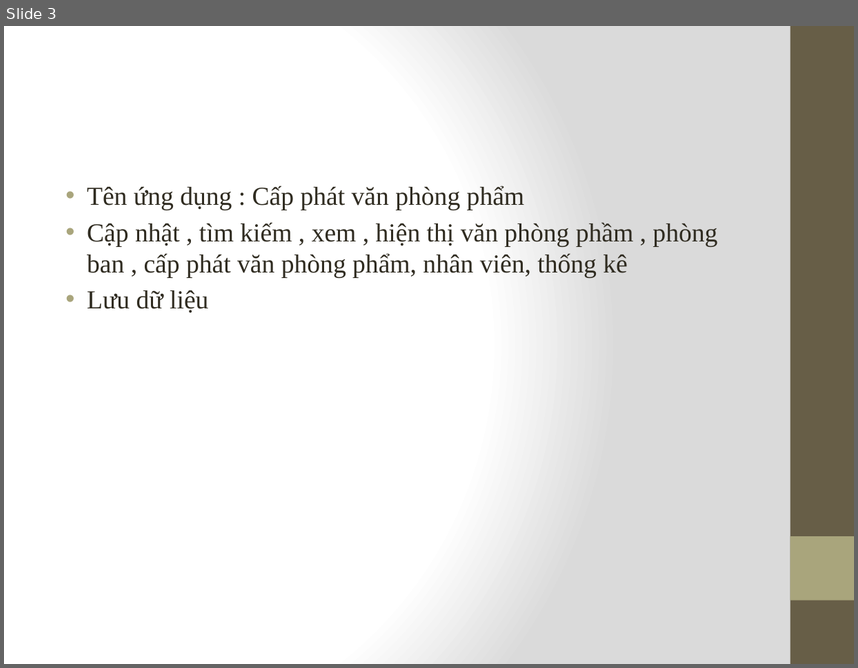
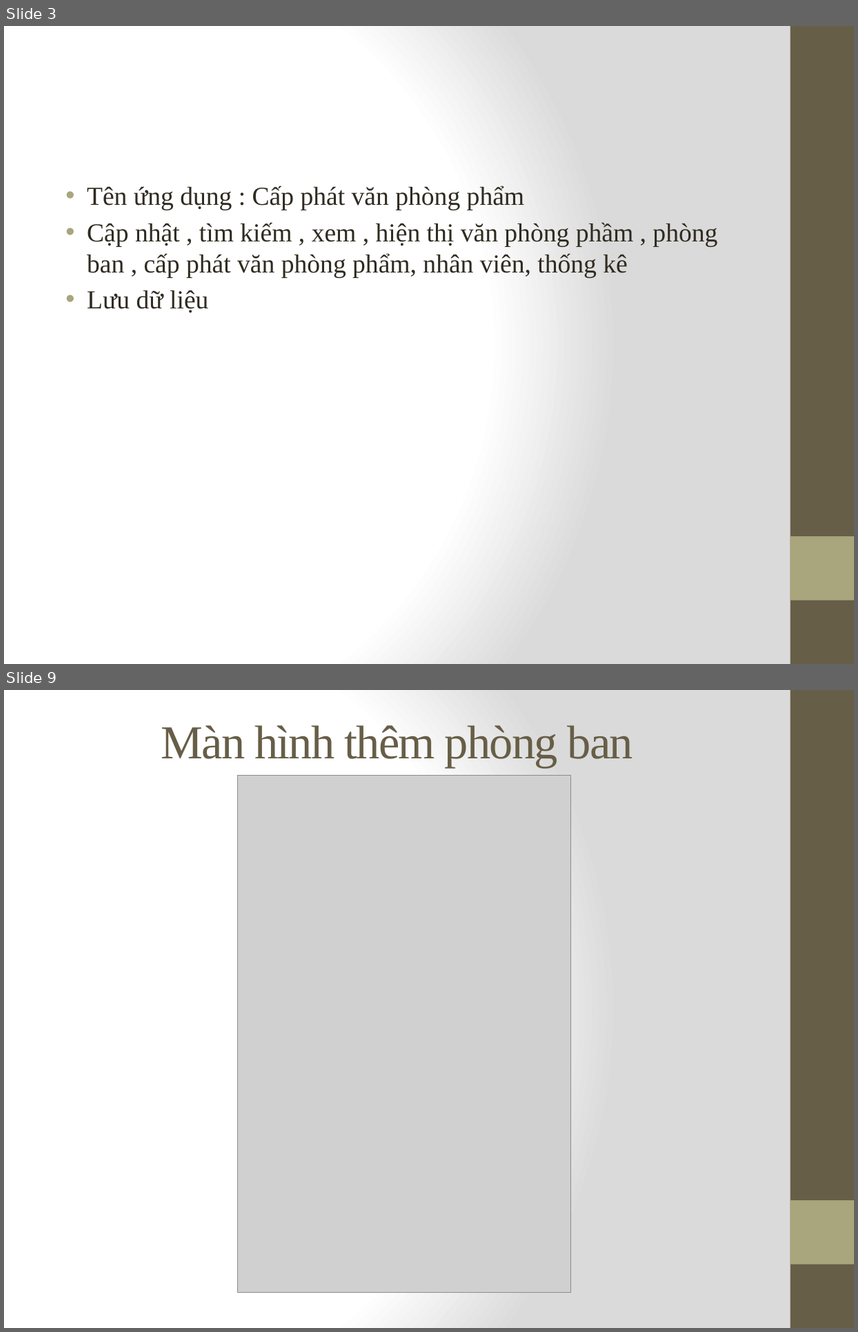
Before and after one commit to thien414/DD2, a slide deck: Baocao.pptx. Shown one above the other, each under a label of ours: slide 3 before the commit, slides 3 and 9 after it; the slides between them are not shown. The pictures are 858x668 and 858x1332 pixels, drawn with LibreOffice and Linux fonts; fonts in the diff are those of the drawing; grey boxes stand for pictures. Boxes give left, top, right and bottom in pixels: in the first picture for what was removed or moved away, otherwise in the second. Text is boxed around its words. In the diff, an @@ line names an element or a change of style, - is before the commit and + after.

```diff
--- a/Baocao.pptx
+++ b/Baocao.pptx
@@ slide 9 added at (4,690,854,1328), background gradient #FFFFFF to #DADADA; not listed: 2 template elements that a slide beside it also shows @@
@@ title added at (161,725,633,767), 40 pt, text #675E47 @@
+Màn hình thêm phòng ban
@@ picture added at (238,775,571,1292) @@
```
Also in this commit, not shown: 1 slide changed, 11 other slides added, 11 slides removed.
